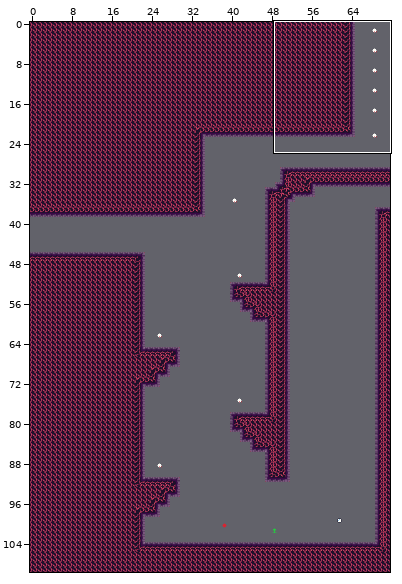
Tiled map (JSON), stored at assets/world/room/fire1a.json. Above, an overview of the earlier version with the close-up marked.
Close-up. Before the edit:
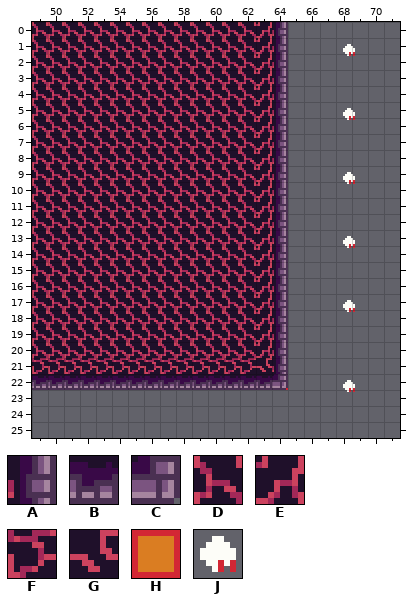
Cells are 8x8 px. Shown: x 49..71, y 0..25. The commit also changed other parts of the map, which this record leaves out. Layer "entity" is drawn -13,-5 px off the grid.
Key: from "fire": A 15, B 27, C 28, D 63, E 64, F 76, G 77; from "tools": H 1 "ground", J 3 "Fire Charge".
_ is an empty cell.
Layers that did not change in this view are not listed.
Layer "entity" before, first column x 58:
 0 ______________
 1 ______________
 2 ____________J_
 3 ______________
 4 ______________
 5 ______________
 6 ____________J_
 7 ______________
 8 ______________
 9 ______________
10 ____________J_
11 ______________
12 ______________
13 ______________
14 ____________J_
15 ______________
16 ______________
17 ______________
18 ____________J_
19 ______________
20 ______________
21 ______________
22 ______________
23 ____________J_
24 ______________
25 ______________
Layer "map" before, first column x 49:
 0 DDDDDDDDDDDDDDEA_______
 1 DDDDDDDDDDDDDDEA_______
 2 DDDDDDDDDDDDDDEA_______
 3 DDDDDDDDDDDDDDEA_______
 4 DDDDDDDDDDDDDDEA_______
 5 DDDDDDDDDDDDDDEA_______
 6 DDDDDDDDDDDDDDEA_______
 7 DDDDDDDDDDDDDDEA_______
 8 DDDDDDDDDDDDDDEA_______
 9 DDDDDDDDDDDDDDEA_______
10 DDDDDDDDDDDDDDEA_______
11 DDDDDDDDDDDDDDEA_______
12 DDDDDDDDDDDDDDEA_______
13 DDDDDDDDDDDDDDEA_______
14 DDDDDDDDDDDDDDEA_______
15 DDDDDDDDDDDDDDEA_______
16 DDDDDDDDDDDDDDEA_______
17 DDDDDDDDDDDDDDEA_______
18 DDDDDDDDDDDDDDEA_______
19 DDDDDDDDDDDDDDEA_______
20 DDDDDDDDDDDDDDEA_______
21 FFFFFFFFFFFFFFGA_______
22 BBBBBBBBBBBBBBBC_______
23 _______________________
24 _______________________
25 _______________________
After the commit:
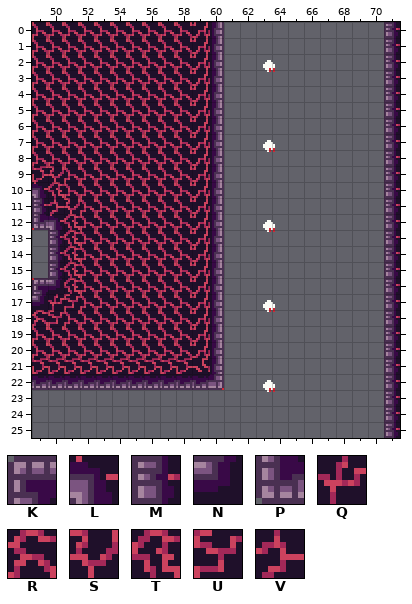
Further tiles: from "fire": K 0, L 4, M 13, N 17, P 26, Q 49, R 50, S 61, T 62, U 74, V 75.
From the commit log: Level addition to fire.
Edits made:
Changed rows in their new state; . is an unchanged cell.
Layer "draft":
first column x 49:
 0 ............____
 1 ............____
 2 ............____
 3 ............____
 4 ............____
 5 ............____
 6 ............____
 7 ............____
 8 ............____
 9 ............____
10 ............____
11 ............____
12 ............____
13 _...........____
14 _...........____
15 _...........____
16 ............____
17 ............____
18 ............____
19 ............____
20 ............____
21 ............____
22 ............____
Layer "entity":
first column x 65:
 2 ....._
 3 J.....
 6 ....._
 8 J.....
10 ....._
13 J.....
14 ....._
first column x 65:
18 J...._
first column x 65:
23 J...._
Layer "map":
first column x 49:
 0 ..........EA____......M
 1 ..........EA____......M
 2 ..........EA____......M
 3 ..........EA____......M
 4 ..........EA____......M
 5 ..........EA____......M
 6 ..........EA____......M
 7 ..........EA____......M
 8 ..........EA____......M
 9 FS........EA____......M
10 LT........EA____......M
11 MVS.......EA____......M
12 PLT.......EA____......M
13 _MT.......EA____......M
14 _MT.......EA____......M
15 _MT.......EA____......M
16 KNT.......EA____......M
17 NQU.......EA____......M
18 RU........EA____......M
19 ..........EA____......M
20 ..........EA____......M
21 ..........GA____......M
22 ...........C____......M
23 ......................M
24 ......................M
25 ......................M
